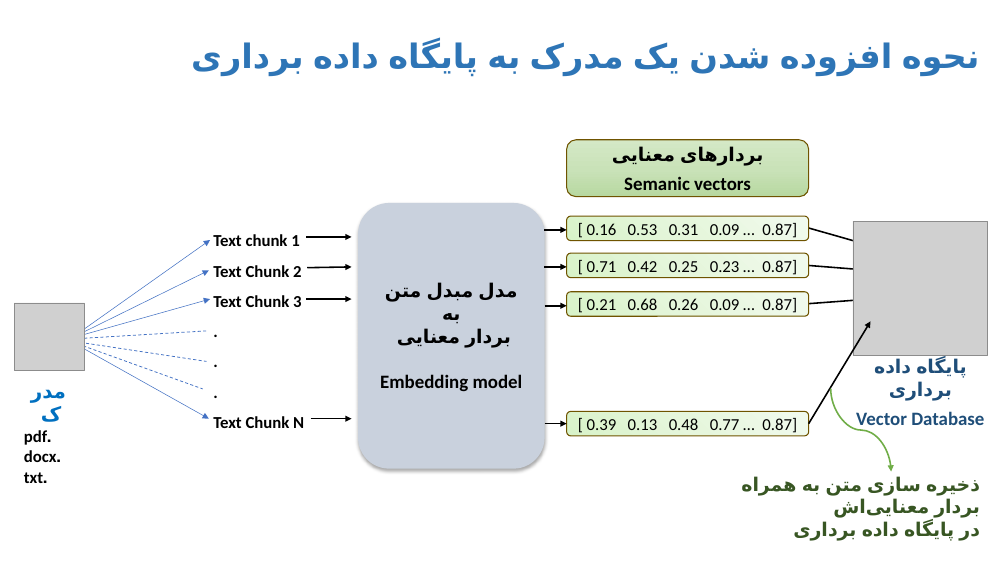
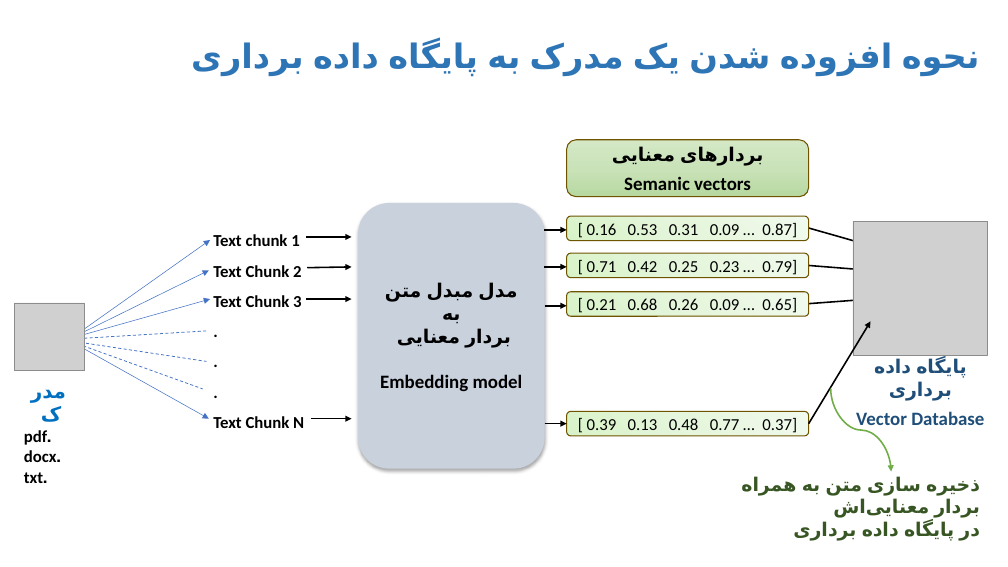
Before and after one commit to FarshadAmiri/DataGPT, a slide deck: slide 6 of RAG.pptx. Drawn at 1008x567 pixels with LibreOffice and Linux fonts; fonts in the diff are those of the drawing; grey boxes stand for pictures. Boxes give left, top, right and bottom in pixels: in the first picture for what was removed or moved away, otherwise in the second. Text is boxed around its words. In the diff, an @@ line names an element or a change of style, - is before the commit and + after.

```diff
--- a/RAG.pptx
+++ b/RAG.pptx
@@ text in rounded rectangle at box(587, 260, 797, 275): text changed @@
-[ 0.71 0.42 0.25 0.23 … 0.87]
+[ 0.71 0.42 0.25 0.23 … 0.79]
@@ text in rounded rectangle at box(587, 298, 797, 313): text changed @@
-[ 0.21 0.68 0.26 0.09 … 0.87]
+[ 0.21 0.68 0.26 0.09 … 0.65]
@@ text in rounded rectangle at box(587, 418, 797, 433): text changed @@
-[ 0.39 0.13 0.48 0.77 … 0.87]
+[ 0.39 0.13 0.48 0.77 … 0.37]
```
